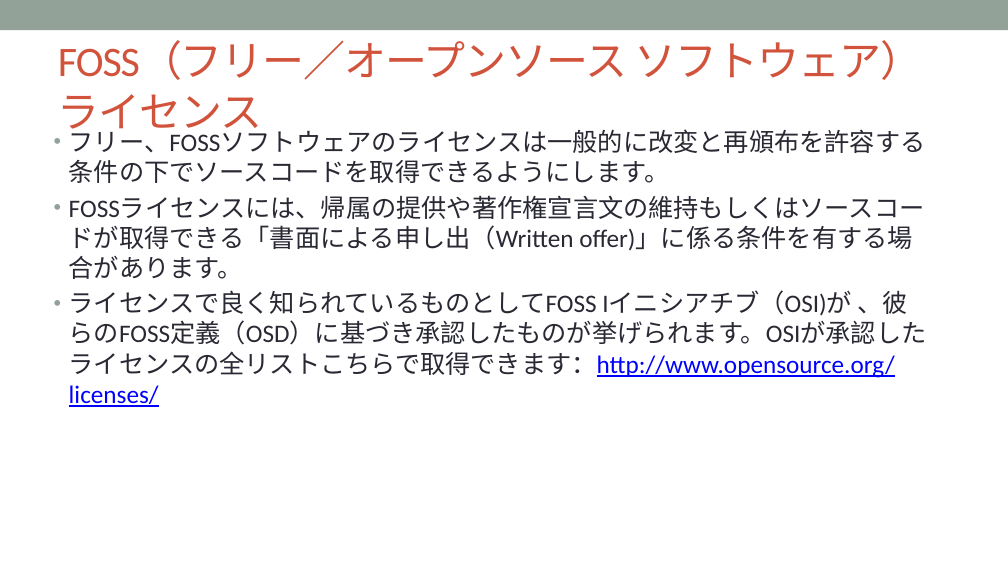
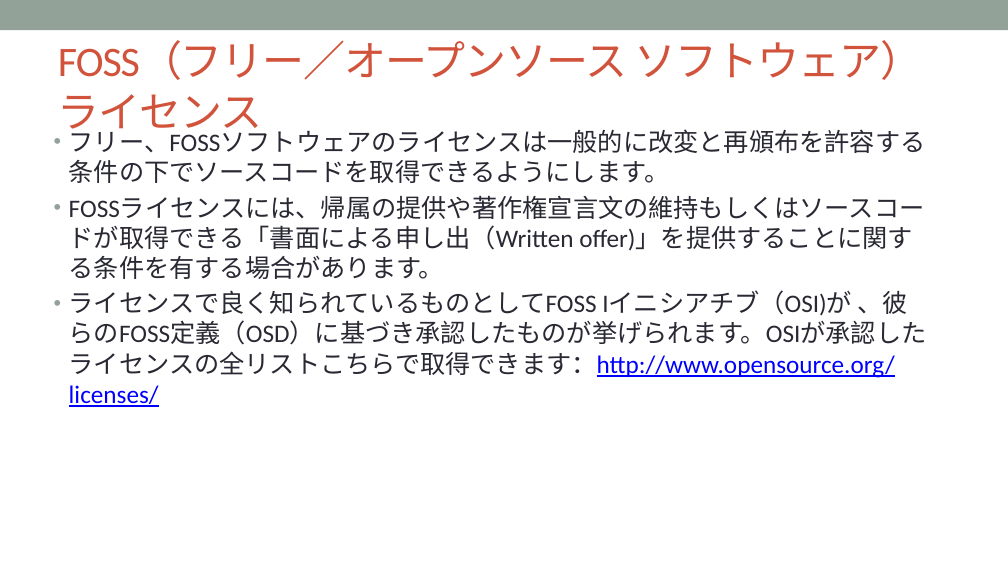
Before and after one commit to OpenChain-Project/Curriculum-Translation-JP, a slide deck: slide 12 of target/openchain-curriculum-release-2.pptx. Drawn at 1008x567 pixels with LibreOffice and Linux fonts; fonts in the diff are those of the drawing; background and template pictures are left out. Boxes give left, top, right and bottom in pixels: in the first picture for what was removed or moved away, otherwise in the second. Text is boxed around its words. In the diff, an @@ line names an element or a change of style, - is before the commit and + after.

```diff
--- a/target/openchain-curriculum-release-2.pptx
+++ b/target/openchain-curriculum-release-2.pptx
@@ text at (x1=69, y1=196, x2=925, y2=279): text changed @@
-• FOSSライセンスには、帰属の提供や著作権宣言文の維持もしくはソースコードが取得できる「書面による申し出（Written offer)」に係る条件を有する場合があります。
+• FOSSライセンスには、帰属の提供や著作権宣言文の維持もしくはソースコードが取得できる「書面による申し出（Written offer)」を提供することに関する条件を有する場合があります。
```
Also in this commit, not shown: 38 other slides changed, 6 other files.
